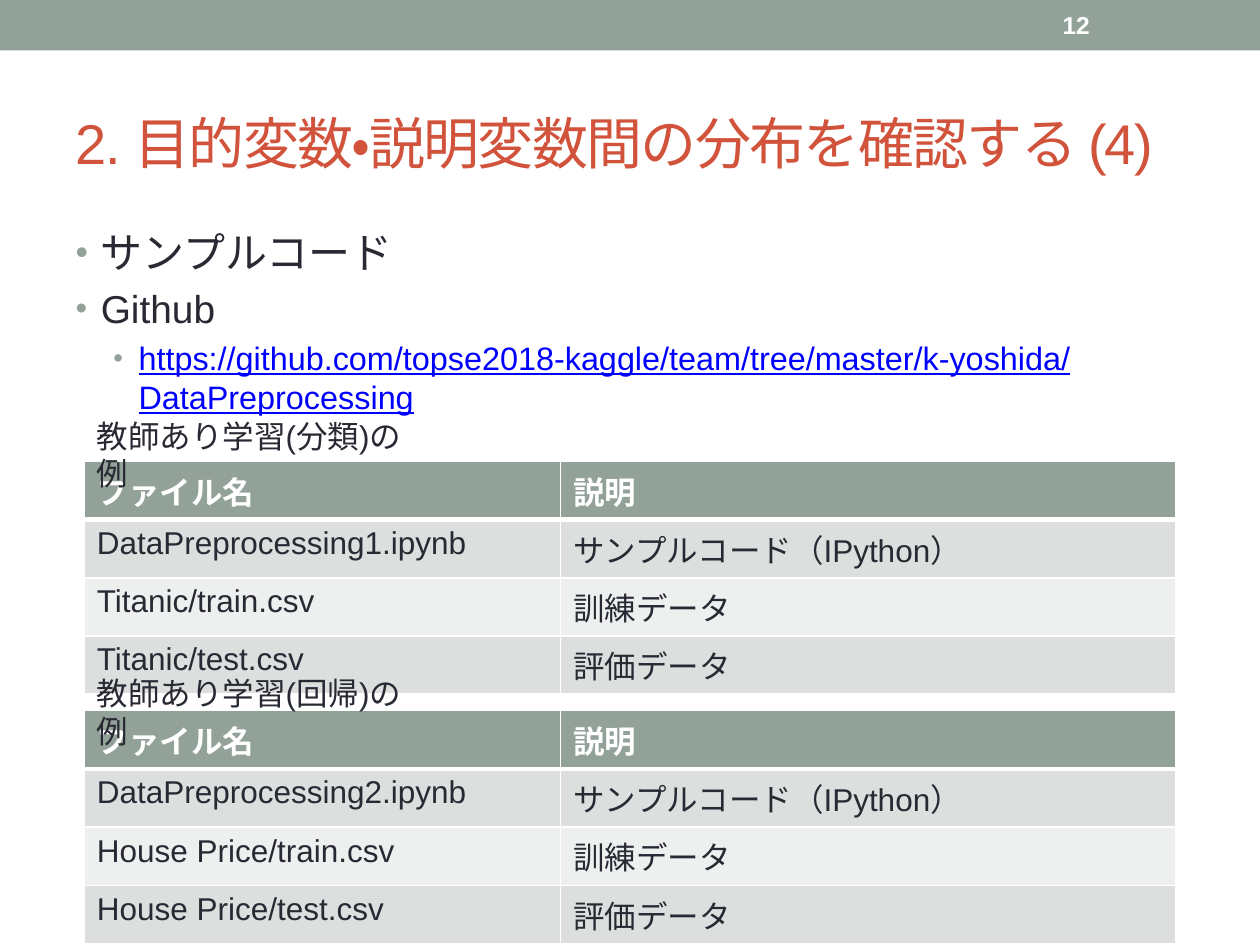
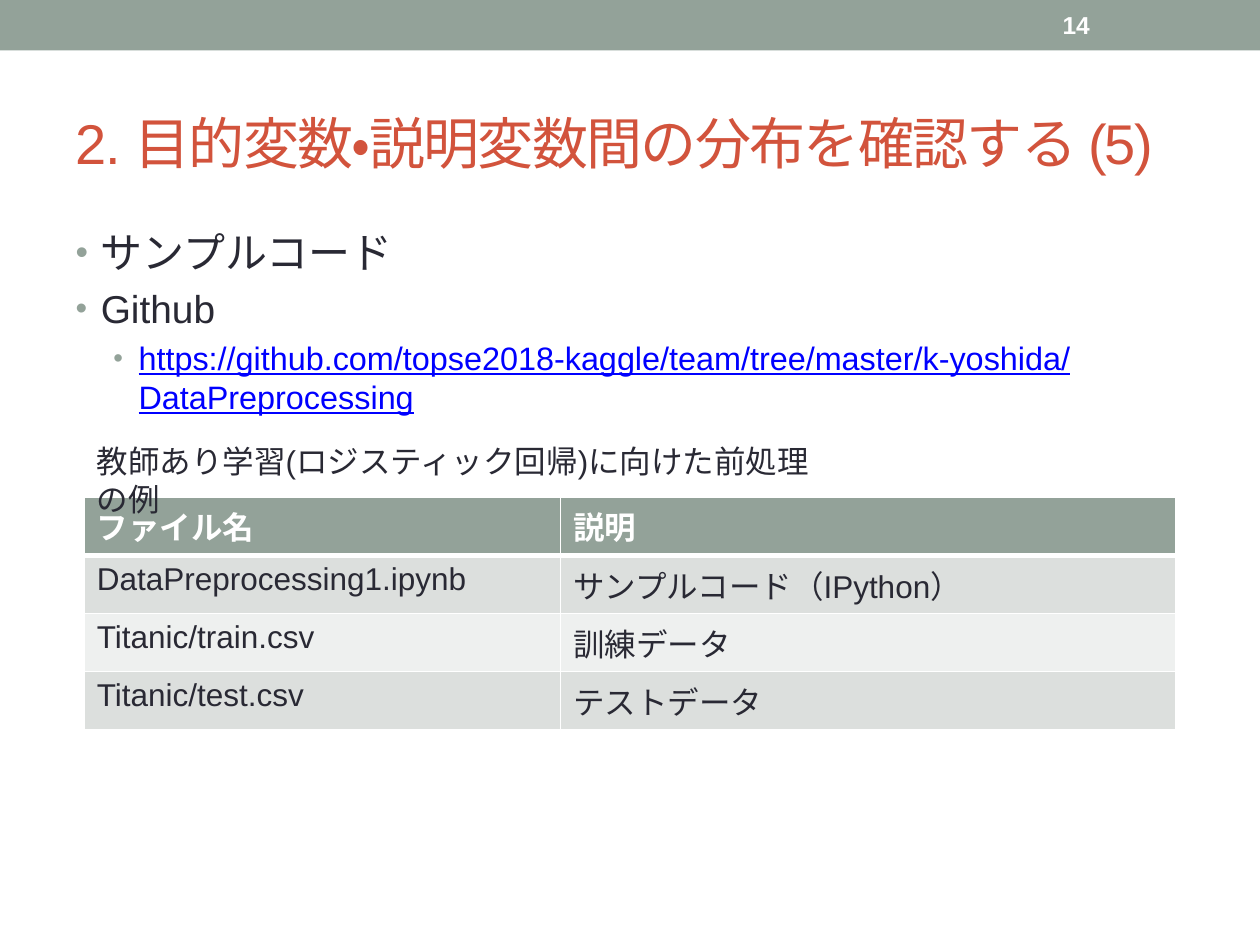
Before and after one commit to topse2018-kaggle/team, a slide deck: slide 14 of k-yoshida/Data Preprocessing.pptx (slide 12 before the commit). Drawn at 1260x945 pixels with LibreOffice and Linux fonts; fonts in the diff are those of the drawing. Boxes give left, top, right and bottom in pixels: in the first picture for what was removed or moved away, otherwise in the second. Text is boxed around its words. In the diff, an @@ line names an element or a change of style, - is before the commit and + after.

```diff
--- a/k-yoshida/Data Preprocessing.pptx
+++ b/k-yoshida/Data Preprocessing.pptx
@@ page number at [1063,17,1090,34]: text changed @@
-12
+14
@@ title at [76,117,1153,174]: text changed @@
-2. 目的変数・説明変数間の分布を確認する (4)
+2. 目的変数・説明変数間の分布を確認する (5)
@@ text at [97,446,809,480]: text changed @@
-教師あり学習(回帰)の例
+教師あり学習(ロジスティック回帰)に向けた前処理の例
@@ text removed at [97,421,401,455] @@
-教師あり学習(分類)の例
@@ table at [84,496,1176,720] @@
-row 4, column 2: 評価データ
+row 4, column 2: テストデータ
@@ table: place and size @@
-table at [84,461,1176,685]
+table at [84,496,1176,720]
@@ table removed at [84,711,1176,935], 4 rows, 2 columns @@
-ファイル名 | 説明
-DataPreprocessing2.ipynb | サンプルコード（IPython）
-House Price/train.csv | 訓練データ
-House Price/test.csv | 評価データ
```
Also in this commit, not shown: 27 other slides changed, 5 slides added, 1 slide removed.
